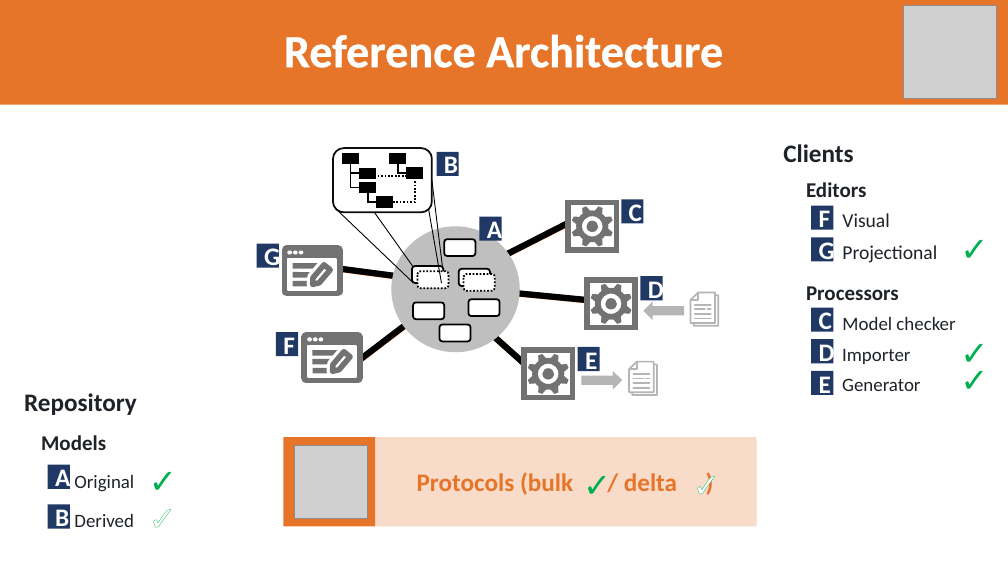
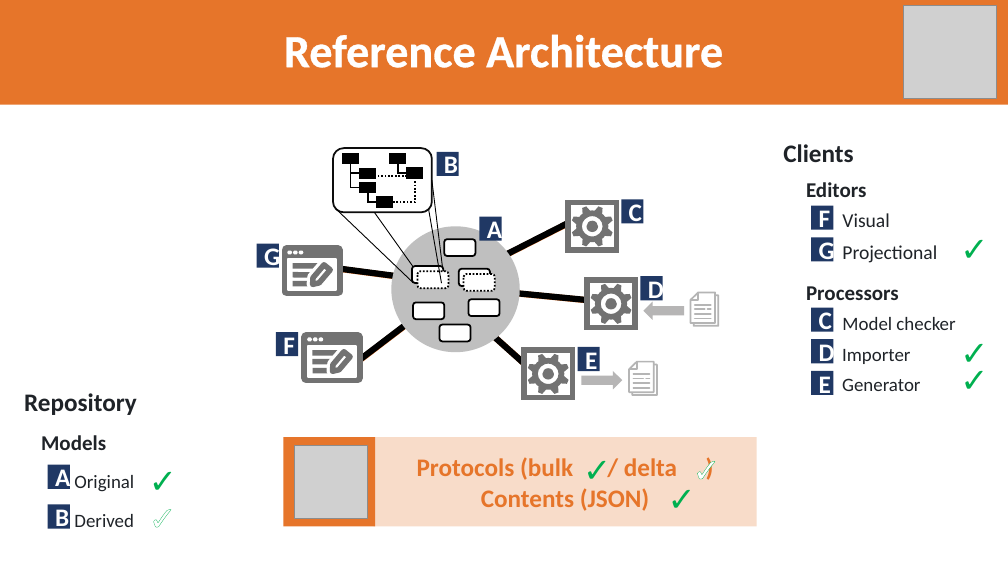
Before and after one commit to LionWeb-io/specification, a slide deck: slide 4 of resources/LangDev 2024 Talk.pptx. Drawn at 1008x567 pixels with LibreOffice and Linux fonts; fonts in the diff are those of the drawing; grey boxes stand for pictures; background and template pictures are left out. Boxes give left, top, right and bottom in pixels: in the first picture for what was removed or moved away, otherwise in the second. Text is boxed around its words. In the diff, an @@ line names an element or a change of style, - is before the commit and + after.

Commit message:
Add link to Langium blog Add "Contents(JSON)" to architecture slide.

```diff
--- a/resources/LangDev 2024 Talk.pptx
+++ b/resources/LangDev 2024 Talk.pptx
@@ text "✓": place and size @@
-text "✓" at box(576, 460, 618, 508)
+text "✓" at box(576, 445, 618, 494)
@@ text "✓": place and size @@
-text "✓" at box(685, 460, 727, 508)
+text "✓" at box(685, 445, 727, 494)
@@ text added at box(660, 475, 702, 523), 32 pt, text #00B050, bold @@
+✓
@@ text in rectangle at box(481, 488, 650, 511): paragraph added @@
+Contents (JSON)
```
Also in this commit, not shown: 2 other slides changed.
